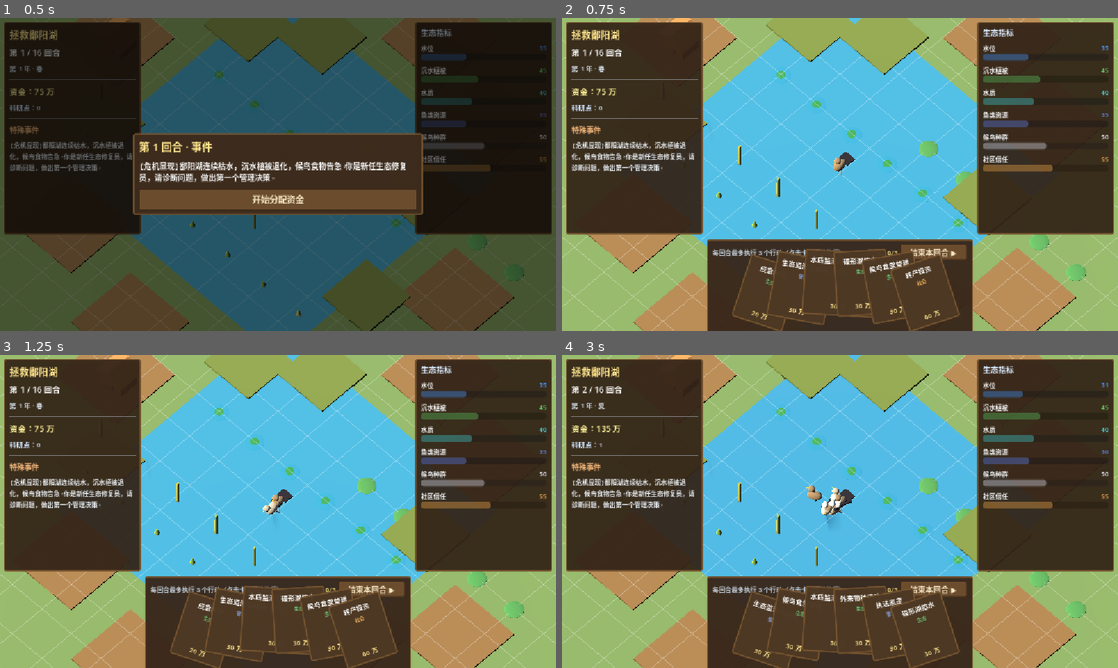
Above: before the commit, frames 1-4 (two rows, left to right).
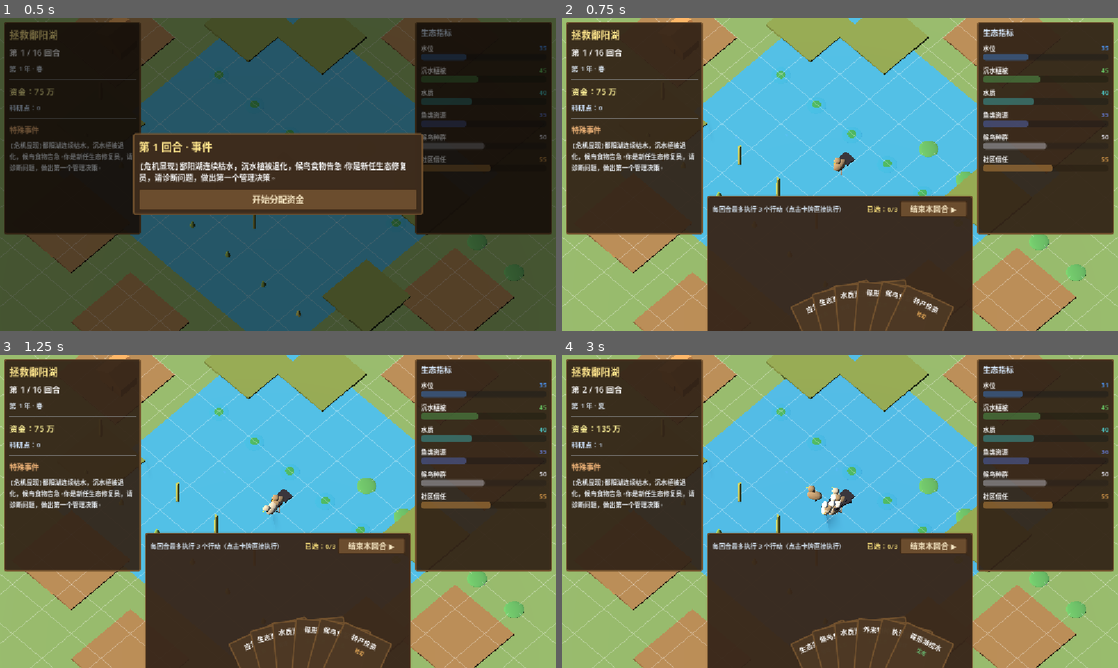
Above: after the commit, the same moments.

Repository: JoKanshin/poyanghu
Game: Godot game, scene res://scenes/main.tscn
Two runs of this game, one before a commit and one after it. Both use one fixed random seed, a clock stepped at 60 frames per second and the inputs below.
Inputs:
- Up to frame 1 (0.5 s): no input
- Up to frame 2 (0.75 s): click "开始分配资金" at 0.5 s
- Up to frame 3 (1.25 s): no input
- Up to frame 4 (3 s): click "结束本回合 ▶" at 1.25 s; click "继续" at 2 s; click "收下（继续）" at 2.75 s

Frame 1 is identical in both runs. In frame 2, 10% of the frame differs, in the area x 26-74%, y 56-100%; in frame 3, 10%; in frame 4, 10%.

Commit message:
fix: 扇形手牌改为圆心在下的径向排列
- 圆心在牌区下方，牌绕圆心径向排列，牌长边指向圆心
- 牌底中心落在同一圆弧(半径150)，形成牌底小弧/牌顶大弧的正确扇子
- 弹起方向改为沿径向向外

Diff:
--- a/scripts/main.gd
+++ b/scripts/main.gd
@@ -665,7 +665,7 @@
 	hand_panel.anchor_bottom = 1.0
 	hand_panel.offset_left = 300
 	hand_panel.offset_right = -300
-	hand_panel.offset_top = -190
+	hand_panel.offset_top = -280
 	hand_panel.offset_bottom = -8
 	_panel_style(hand_panel, Color(0.22, 0.15, 0.10, 0.96))
 	hand_panel.visible = false
@@ -689,7 +689,7 @@
 	# 牌区（扇形手牌，手动定位）
 	card_box = Control.new()
 	card_box.size_flags_vertical = Control.SIZE_EXPAND_FILL
-	card_box.custom_minimum_size = Vector2(0, 160)
+	card_box.custom_minimum_size = Vector2(0, 260)
 	card_box.mouse_filter = Control.MOUSE_FILTER_PASS
 	hv.add_child(card_box)
 
@@ -798,37 +798,41 @@
 		card_box.add_child(panel)
 		card_infos.append({
 			"panel": panel, "card_id": card["id"],
-			"base_y": 0.0, "selected": false,
+			"base_pos": Vector2.ZERO, "theta": 0.0, "radial": Vector2.UP,
+			"selected": false,
 		})
 	_layout_fan()
 	_update_hud()
 
 
-## 扇形摆放手牌：中间低、两侧抬升并旋转（斗地主式）
+## 扇形摆放手牌：圆心在下方，牌绕圆心径向排列（牌底小弧、牌顶大弧）
 func _layout_fan() -> void:
 	var n := card_infos.size()
 	if n == 0:
 		return
-	var area_w := 552.0
-	var area_h := 160.0
 	var card_w := 110.0
 	var card_h := 135.0
-	var spacing := 74.0
-	var center_x := area_w / 2.0
-	var max_rot := deg_to_rad(18.0)
+	# 圆心：牌区正下方（在 card_box 局部坐标中）
+	var area_h := 160.0
+	var center := Vector2(276.0, area_h + 120.0)  # 圆心在下方
+	var radius := 150.0        # 牌底到圆心的距离
+	var total_span := deg_to_rad(50.0)  # 总张角
 	for i in n:
 		var info: Dictionary = card_infos[i]
 		var panel: PanelContainer = info["panel"]
 		panel.custom_minimum_size = Vector2(card_w, card_h)
-		panel.pivot_offset = Vector2(card_w / 2.0, card_h)
-		var t := 0.0 if n == 1 else float(i) / (n - 1) - 0.5  # -0.5..0.5
-		var rot := -t * max_rot * 2.0
-		var lift: float = (1.0 - abs(t)) * 45.0  # 中间最高，两侧逐张降低
-		var bottom_y: float = area_h - 12.0 - lift
-		var bottom_center := Vector2(center_x + t * (n - 1) * spacing, bottom_y)
-		panel.position = bottom_center - panel.pivot_offset
-		panel.rotation = rot
-		info["base_y"] = panel.position.y
+		panel.pivot_offset = Vector2(card_w / 2.0, card_h)  # 以牌底中心为锚点
+		# 每张牌的角度：从左到右
+		var theta := -total_span / 2.0 + total_span * (float(i) / (n - 1)) if n > 1 else 0.0
+		# 牌底中心位置：圆心 + 径向向外 radius
+		var radial := Vector2(cos(theta - PI / 2.0), sin(theta - PI / 2.0))  # 向上为正
+		var bottom_pos := center + radial * radius
+		panel.position = bottom_pos
+		# 牌旋转：径向方向（牌长边指向圆心）
+		panel.rotation = theta
+		info["base_pos"] = panel.position
+		info["theta"] = theta
+		info["radial"] = radial
 
 
 func _make_card(card: Dictionary) -> PanelContainer:
@@ -923,9 +927,10 @@
 			continue
 		var hovering: bool = panel.get_global_rect().has_point(mouse)
 		var raised: bool = hovering or info["selected"]
-		var target_y: float = info["base_y"] - (26.0 if raised else 0.0)
-		if abs(panel.position.y - target_y) > 0.5:
-			panel.position.y = lerpf(panel.position.y, target_y, 0.25)
+		# 弹起方向：沿径向向外（牌底指向圆心的反方向）
+		var target: Vector2 = info["base_pos"] - info["radial"] * (26.0 if raised else 0.0)
+		if panel.position.distance_to(target) > 0.5:
+			panel.position = panel.position.lerp(target, 0.25)
 
 
 ## 金色闪光框（选中标记，呼吸发光）
